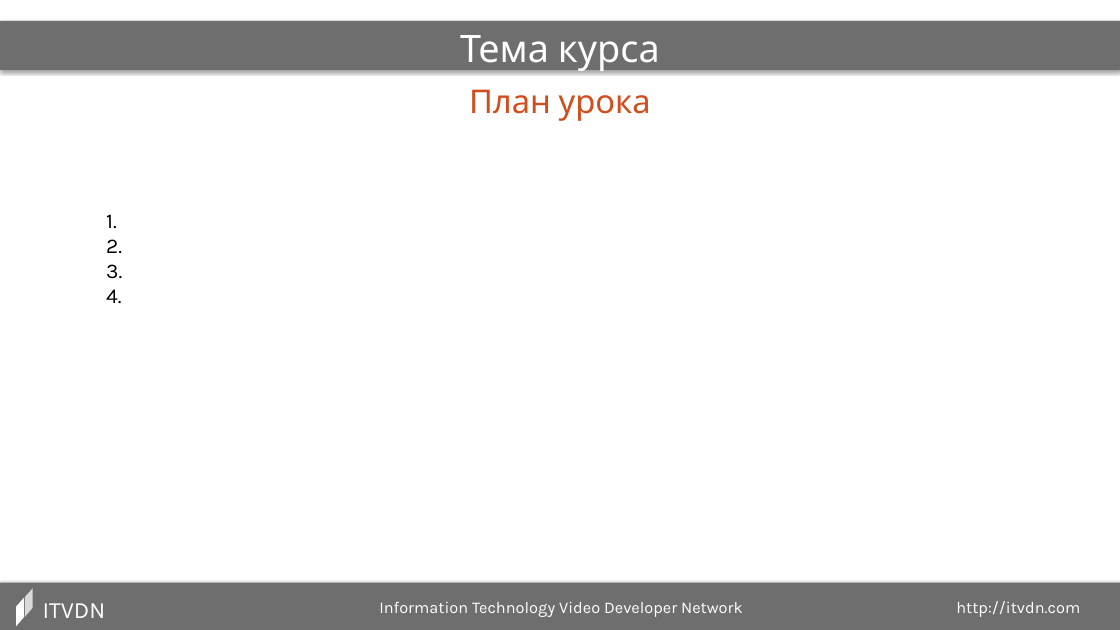
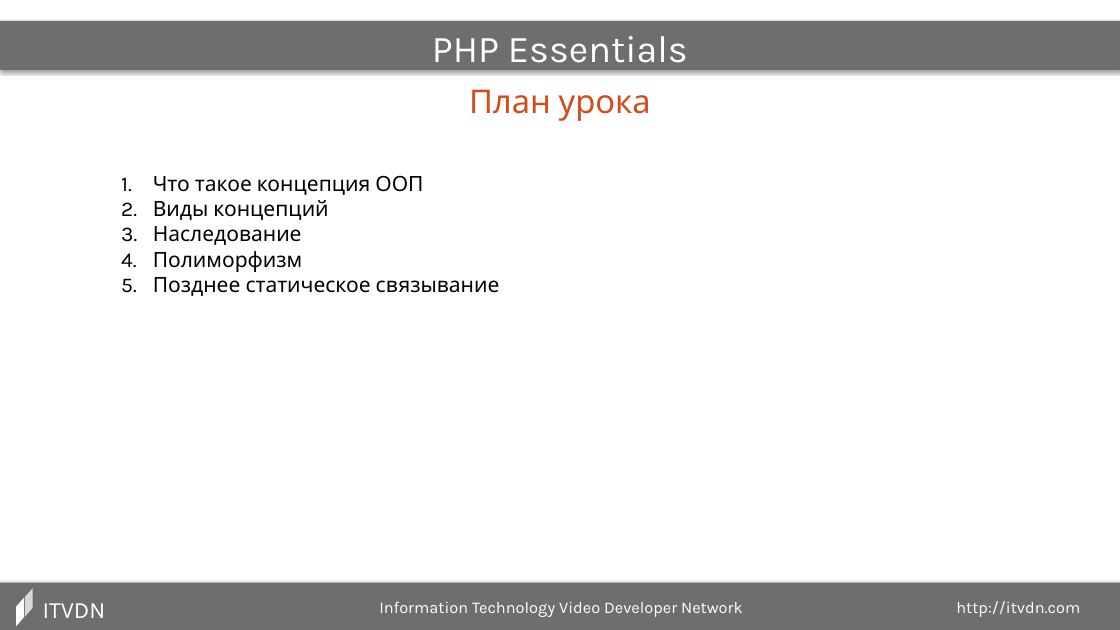
Before and after one commit to dozer111/itvdn, a slide deck: slide 4 of PHP Essentials/003_Наследование, полиморфизм/003_Наследование, полиморфизм (Презентация).pptx. Drawn at 1120x630 pixels with LibreOffice and Linux fonts; fonts in the diff are those of the drawing. Boxes give left, top, right and bottom in pixels: in the first picture for what was removed or moved away, otherwise in the second. Text is boxed around its words. In the diff, an @@ line names an element or a change of style, - is before the commit and + after.

```diff
--- a/PHP Essentials/003_Наследование, полиморфизм/003_Наследование, полиморфизм (Презентация).pptx
+++ b/PHP Essentials/003_Наследование, полиморфизм/003_Наследование, полиморфизм (Презентация).pptx
@@ text at (x1=432, y1=36, x2=688, y2=71): text changed @@
-Тема курса
+PHP Essentials
@@ text at (x1=153, y1=175, x2=500, y2=296): text changed @@
-1.
-2.
-3.
-4.
+1. Что такое концепция ООП
+2. Виды концепций
+3. Наследование
+4. Полиморфизм
+5. Позднее статическое связывание
```
Also in this commit, not shown: 6 other slides changed, 8 slides added, 2 slides removed, 30 other files.
